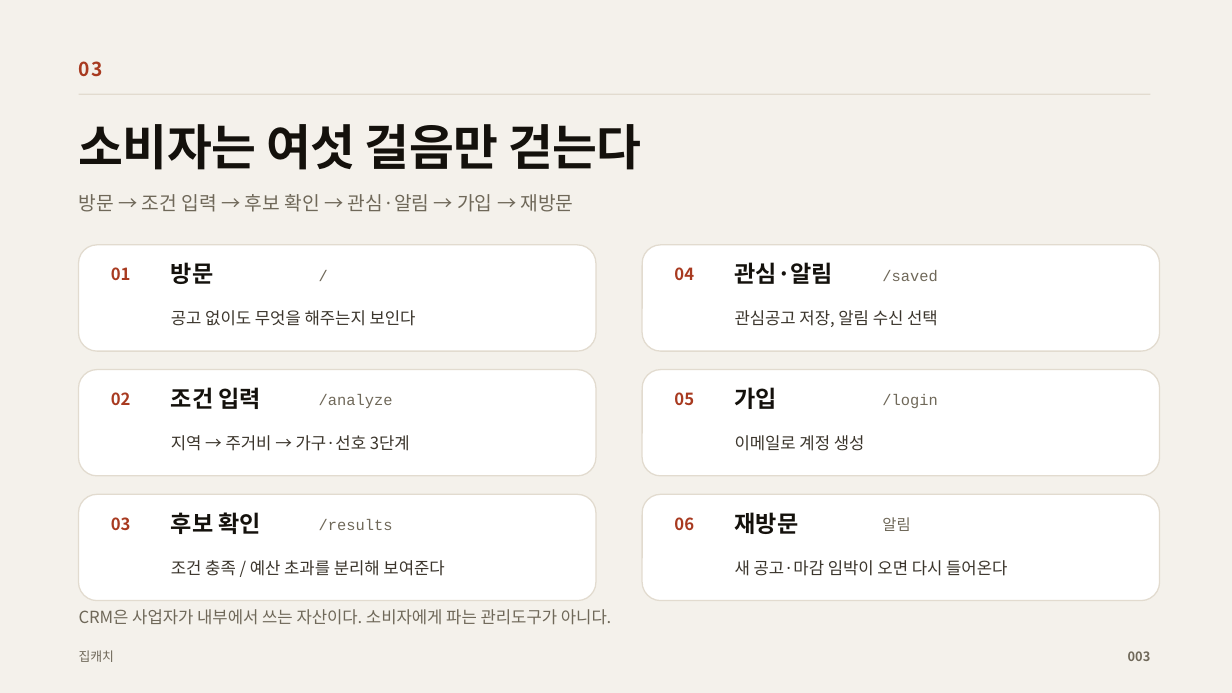
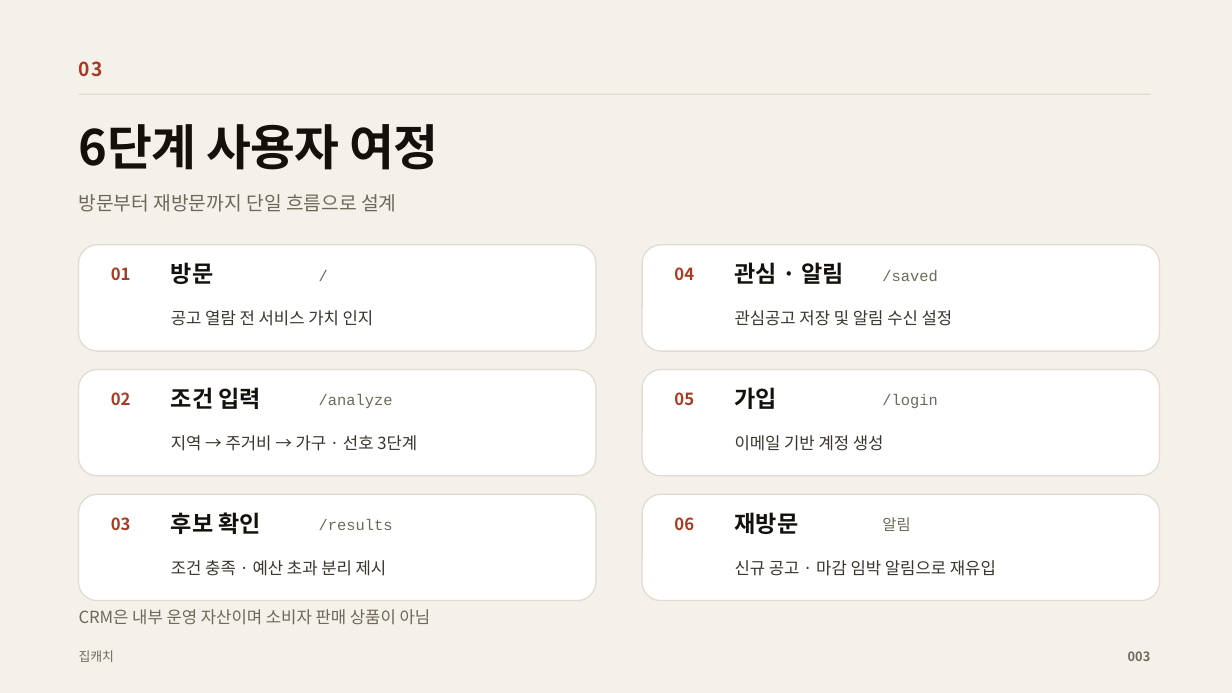
Before and after one commit to yubinxe/ch_insight, a slide deck: slide 4 of docs/presentation/집캐치_IR.pptx. Drawn at 1232x693 pixels with LibreOffice and Linux fonts; fonts in the diff are those of the drawing. Boxes give left, top, right and bottom in pixels: in the first picture for what was removed or moved away, otherwise in the second. Text is boxed around its words. In the diff, an @@ line names an element or a change of style, - is before the commit and + after.

```diff
--- a/docs/presentation/집캐치_IR.pptx
+++ b/docs/presentation/집캐치_IR.pptx
@@ text at bbox=[79, 124, 439, 170]: text changed @@
-소비자는 여섯 걸음만 걷는다
+6단계 사용자 여정
@@ text at bbox=[79, 194, 396, 212]: text changed @@
-방문 → 조건 입력 → 후보 확인 → 관심·알림 → 가입 → 재방문
+방문부터 재방문까지 단일 흐름으로 설계
@@ text at bbox=[735, 262, 844, 284]: spaces changed @@
-관심·알림
+관심 · 알림
@@ text at bbox=[171, 310, 374, 326]: text changed @@
-공고 없이도 무엇을 해주는지 보인다
+공고 열람 전 서비스 가치 인지
@@ text at bbox=[735, 310, 953, 326]: text changed @@
-관심공고 저장, 알림 수신 선택
+관심공고 저장 및 알림 수신 설정
@@ text at bbox=[171, 435, 417, 451]: spaces changed @@
-지역 → 주거비 → 가구·선호 3단계
+지역 → 주거비 → 가구 · 선호 3단계
@@ text at bbox=[735, 435, 884, 451]: text changed @@
-이메일로 계정 생성
+이메일 기반 계정 생성
@@ text at bbox=[171, 560, 387, 576]: text changed @@
-조건 충족 / 예산 초과를 분리해 보여준다
+조건 충족 · 예산 초과 분리 제시
@@ text at bbox=[735, 560, 996, 576]: text changed @@
-새 공고·마감 임박이 오면 다시 들어온다
+신규 공고 · 마감 임박 알림으로 재유입
@@ text at bbox=[79, 609, 431, 625]: text changed @@
-CRM은 사업자가 내부에서 쓰는 자산이다. 소비자에게 파는 관리도구가 아니다.
+CRM은 내부 운영 자산이며 소비자 판매 상품이 아님
```
Also in this commit, not shown: 9 other slides changed, 2 other files.
